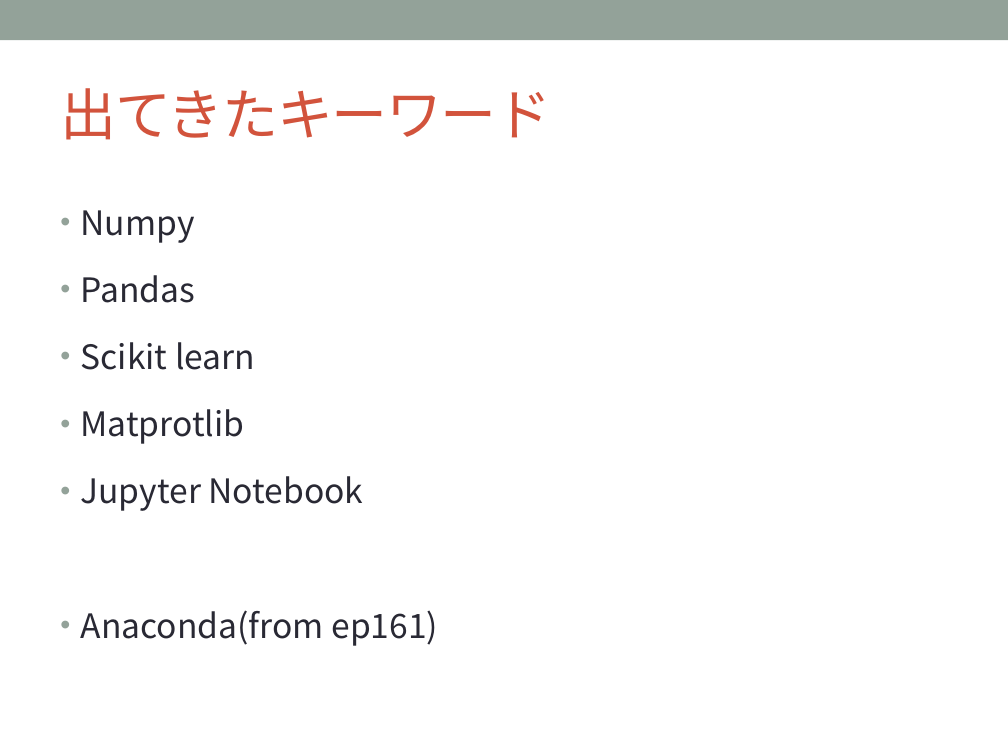
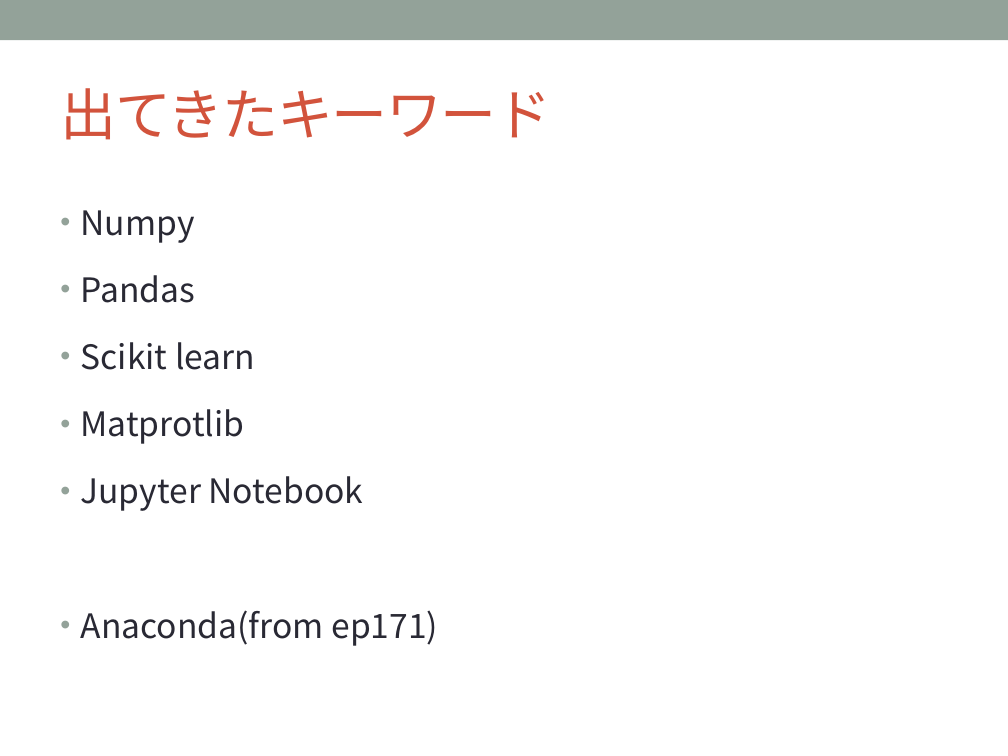
Before and after one commit to sakapun/nds51, a slide deck: slide 7 of 入門系の本を一冊も読まず.pptx. Drawn at 1008x756 pixels with LibreOffice and Linux fonts; fonts in the diff are those of the drawing. Boxes give left, top, right and bottom in pixels: in the first picture for what was removed or moved away, otherwise in the second. Text is boxed around its words. In the diff, an @@ line names an element or a change of style, - is before the commit and + after.

```diff
--- a/入門系の本を一冊も読まず.pptx
+++ b/入門系の本を一冊も読まず.pptx
@@ text at (x1=81, y1=610, x2=438, y2=646): text changed @@
-• Anaconda(from ep161)
+• Anaconda(from ep171)
```
Also in this commit, not shown: 6 other slides changed, 7 slides added, 1 other file.
